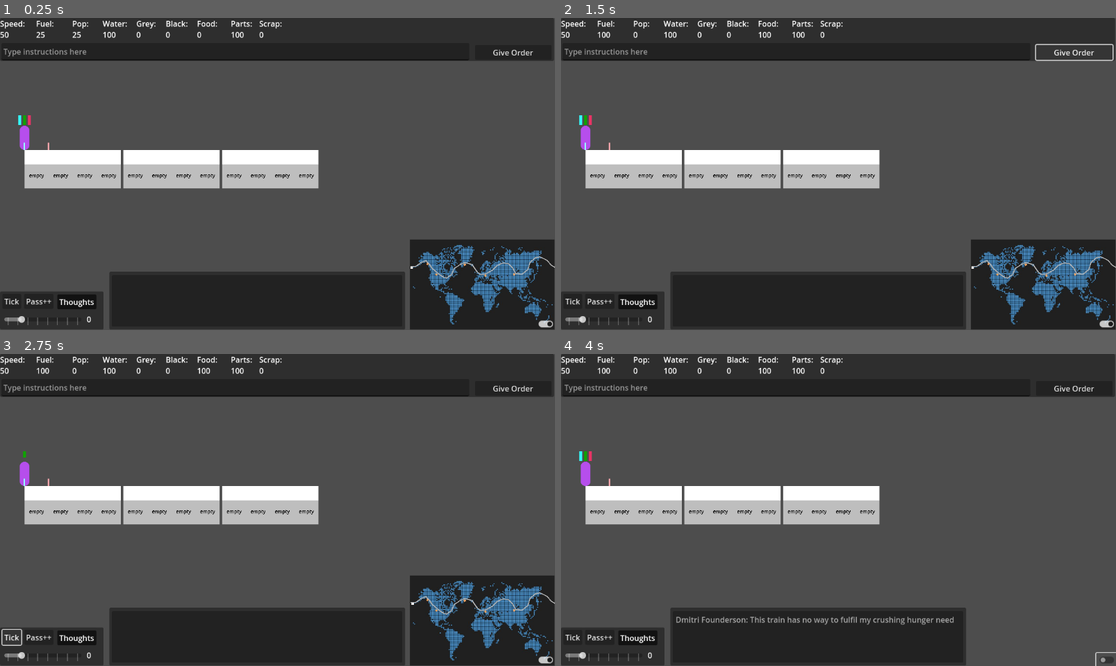
Above: before the commit, frames 1-4 (two rows, left to right).
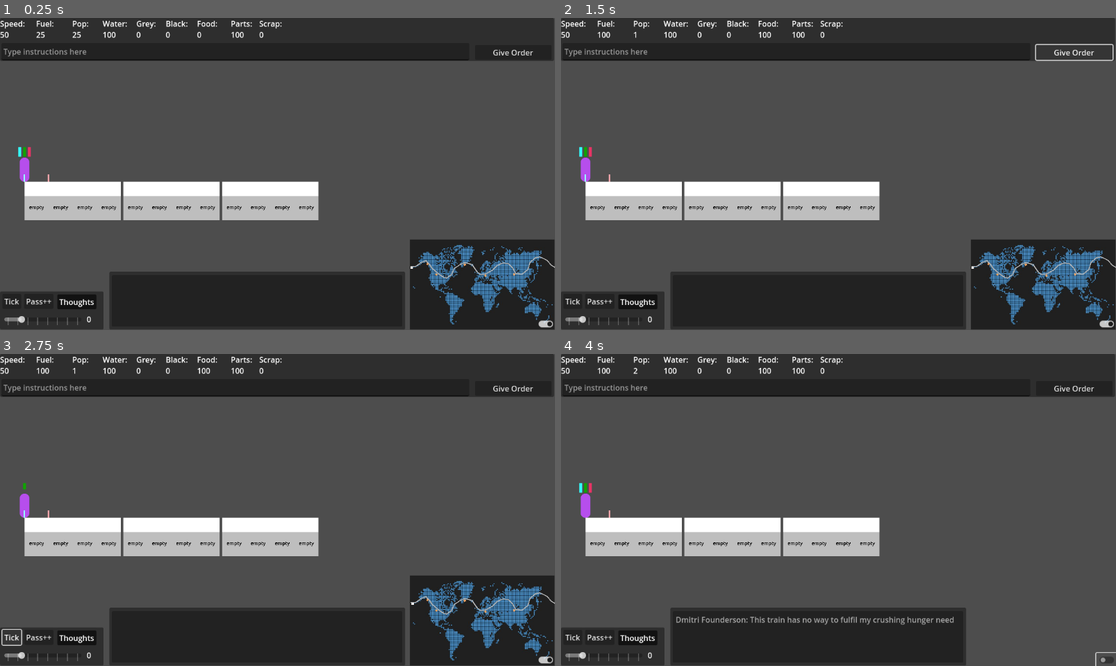
Above: after the commit, the same moments.

Repository: Sphinx111/ed_and_morgs_train_builder
Game: Godot game, scene res://Scenes/traincar.tscn
Two runs of this game, one before a commit and one after it. Both use one fixed random seed, a clock stepped at 60 frames per second and the inputs below.
Inputs (mouse positions are in pixels of both pictures, inside the frame that each line leads up to):
- Up to frame 1 (0.25 s): no input
- Up to frame 2 (1.5 s): click (794, 52) at 0.52 s; type "12" at 0.6 s; click "Give Order" at 1.25 s
- Up to frame 3 (2.75 s): click "Tick" at 2 s
- Up to frame 4 (4 s): click "Pass++" at 2.75 s; click (1104, 659) at 3.5 s

The runs differ from the first frame. In frame 1, 12% of the frame differs, in the area x 3-58%, y 31-65%; in frame 2, 12%, in the area x 3-58%, y 4-65%; in frame 3, 12%; in frame 4, 12%.

Commit message:
Modules cost resources to build. Minor bug fixes

Diff:
--- a/Globals.gd
+++ b/Globals.gd
@@ -11,6 +11,7 @@
 # Module Variables
 var module_width : int = 50
 var module_height : int = 50
+var module_refund_percentage : float = 0.5
 
 # Production ratios
 var scrap_to_mech_ratio : float = 0.2 # 5 Scrap to make 1 mech parts
@@ -31,7 +32,7 @@
 
 # Minimum values to leave when doing production cycles
 var safety_margins : Dictionary[String, float] = {
-	"clean_water" : 10.0
+	"clean_water" : 50.0
 }
 
 # manifest values to help with function returns making more sense
--- a/Modules/Producers/ProductionProvider.gd
+++ b/Modules/Producers/ProductionProvider.gd
@@ -50,7 +50,7 @@
 			result = Helpers.exceeds_safety_margin(inputType1, input1_avail - input1_needed)
 			if input1_avail < input1_needed:
 				result = Globals.NO_RESOURCES
-				if inputType2 != "":
+				if result == Globals.RESULT_OK and inputType2 != "":
 					var input2_avail = train.get_res(inputType2)
 					result = Helpers.exceeds_safety_margin(inputType2, input2_avail - input2_needed)
 					if input2_avail < input2_needed:
--- a/Modules/module.gd
+++ b/Modules/module.gd
@@ -8,6 +8,15 @@
 var sequence : int = 0
 
 var enabled : bool = true
+
+const build_cost : Dictionary[String, float] = {
+	"clean_water" : 25.0,
+	"mech_parts" : 20.0,
+	"farm" : 10.0,
+	"scrap_arm" : 5.0,
+	"kitchen" : 5.0,
+	"cabin" : 10.0
+}
 
 # Service variables
 var services : Array[ServiceProvider] = []
@@ -136,6 +145,7 @@
 
 func reset_module():
 	services = []
+	producers = []
 	serves_needs = []
 	workers_needed = 0
 	progress = 0.0
--- a/Scenes/traincar.tscn
+++ b/Scenes/traincar.tscn
@@ -195,7 +195,7 @@
 offset_bottom = 114.0
 
 [node name="Train" type="Node2D" parent="."]
-position = Vector2(51, 274)
+position = Vector2(51, 340)
 script = ExtResource("1_rq5f1")
 
 [node name="PassengersManager" type="Node2D" parent="Train"]
--- a/Train.gd
+++ b/Train.gd
@@ -53,6 +53,13 @@
 		return res.get(key)
 	return 0
 
+## Function to consume amount if available, returns a status code
+func gather_res(key : String, amount : float) -> int:
+	if res.has(key) and res[key] >= amount:
+		add_res(key, -amount)
+		return Globals.RESULT_OK
+	return Globals.NO_RESOURCES
+
 func add_res(key : String, amount : float):
 	if res.has(key):
 		res[key] = res[key] + amount
@@ -69,6 +76,11 @@
 	if carNum >= carriages.size() or position >= Globals.modules_per_car or carriages[carNum] == null:
 		print_debug("Error: Invalid Build position: " + String.num_int64(carNum) + ":" + String.num_int64(position))
 		return
+
+	var cost : float = ModuleBase.build_cost[type]
+	if gather_res("mech_parts", cost) == Globals.NO_RESOURCES:
+		return
+
 	var typesToRemove : Array[String] = carriages[carNum].modules[position].serves_needs.duplicate()
 	carriages[carNum].add_module(type, position)
 	for needType in carriages[carNum].modules[position].serves_needs:
@@ -82,7 +94,12 @@
 	if carriages.size() <= position or carriages[carNum] == null:
 		print_debug("Error: attempting to remove module from nonexistent car: " + String.num_int64(carNum))
 	var typesToRemove : Array[String] = carriages[carNum].modules[position].serves_needs.duplicate()
+	var modType = carriages[carNum].modules[position].type
+	var refund : float = ModuleBase.build_cost[modType] * Globals.refund_module_fraction
+	add_res("mech_parts", refund)
+
 	carriages[carNum].remove_module(position)
+
 	for needsType in typesToRemove:
 		passengerMap.update_single_type_map(needsType)                         # Update the passenger nav map for this type
 
--- a/basic_ui.gd
+++ b/basic_ui.gd
@@ -46,7 +46,7 @@
 func resource_panel_update():
 	$ResourcePanel/Speed.text = "Speed: " + String.num_int64(selectedTrain.get_res("speed"))
 	$ResourcePanel/Fuel.text = "Fuel: " + String.num_int64(selectedTrain.get_res("fuel"))
-	$ResourcePanel/Pop.text = "Pop: " + String.num_int64(selectedTrain.get_res("pop"))
+	$ResourcePanel/Pop.text = "Pop: " + String.num_int64(selectedTrain.passengerManager.passengers.size())
 	$ResourcePanel/CleanWater.text = "Water: " + String.num_int64(selectedTrain.get_res("clean_water"))
 	$ResourcePanel/GreyWater.text = "Grey: " + String.num_int64(selectedTrain.get_res("grey_water"))
 	$ResourcePanel/BlackWater.text = "Black: " + String.num_int64(selectedTrain.get_res("black_water"))
--- a/passenger.gd
+++ b/passenger.gd
@@ -150,7 +150,7 @@
 			maxNeed = key
 			maxVal = needs[key]
 			if maxVal >= maxNeeds[key]:
-				if hit_max_need(key) == Globals.result_fatal: return
+				if hit_max_need(key) == Globals.RESULT_FATAL: return
 	if maxVal > Globals.passenger_seeks_threshold:
 		if maxNeed != "" and maxNeed != targetNeed:
 			targetNeed = maxNeed
Binary file added: images/Watercolour_test1_949_4_panel.png
Not shown, added: images/Watercolour_test1_949_4_panel.png.import
